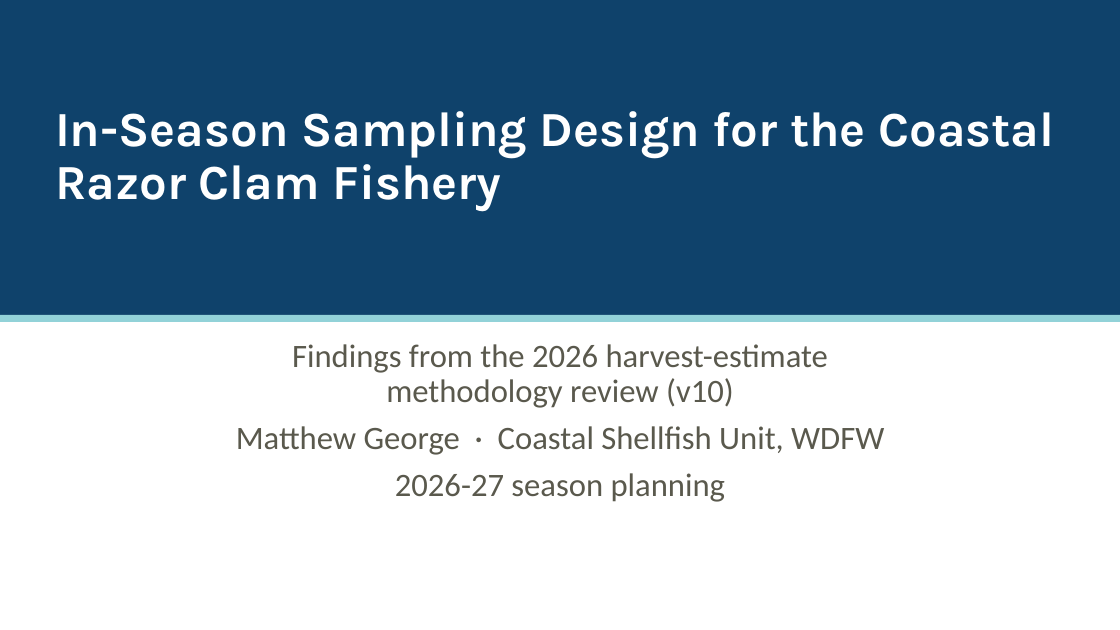
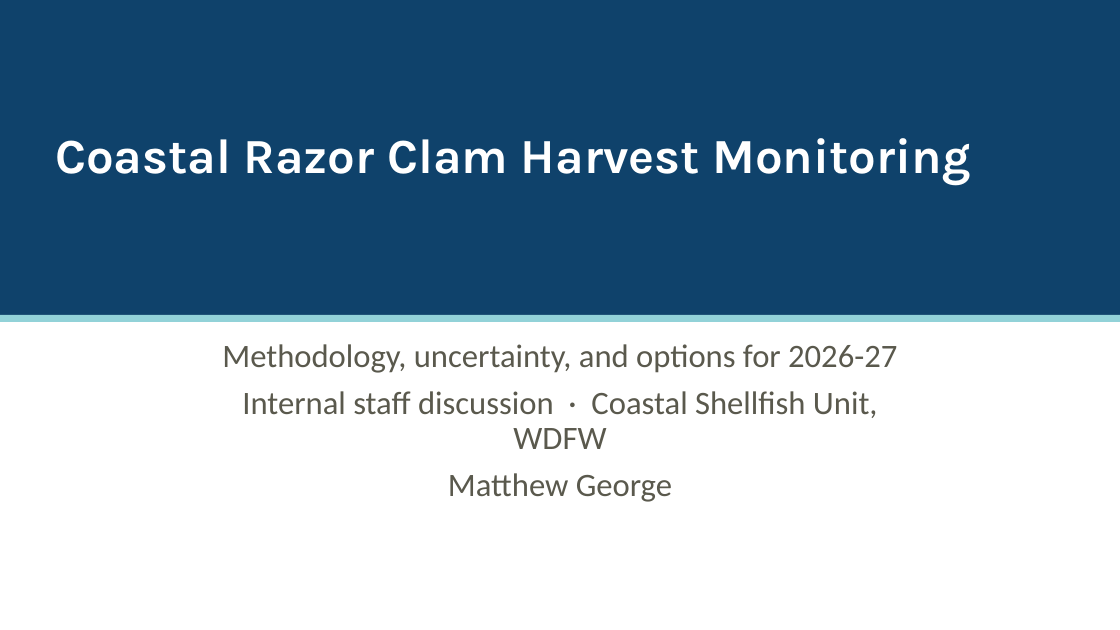
Before and after one commit to mattgeorgephd/razor-clam-harvest-monitoring, a slide deck: slide 1 of 07_presentations/razor-clam-sampling-design.pptx. Drawn at 1120x630 pixels with LibreOffice and Linux fonts; fonts in the diff are those of the drawing; background and template pictures are left out. Boxes give left, top, right and bottom in pixels: in the first picture for what was removed or moved away, otherwise in the second. Text is boxed around its words. In the diff, an @@ line names an element or a change of style, - is before the commit and + after.

```diff
--- a/07_presentations/razor-clam-sampling-design.pptx
+++ b/07_presentations/razor-clam-sampling-design.pptx
@@ title at <box>55,138,971,185</box>: text changed @@
-In-Season Sampling Design for the Coastal Razor Clam Fishery
+Coastal Razor Clam Harvest Monitoring
@@ text at <box>222,344,897,502</box>: text changed @@
-Findings from the 2026 harvest-estimate methodology review (v10)
-Matthew George · Coastal Shellfish Unit, WDFW
-2026-27 season planning
+Methodology, uncertainty, and options for 2026-27
+Internal staff discussion · Coastal Shellfish Unit, WDFW
+Matthew George
```
Also in this commit, not shown: 17 other slides changed, 9 slides added, 7 slides removed, 5 other files.
